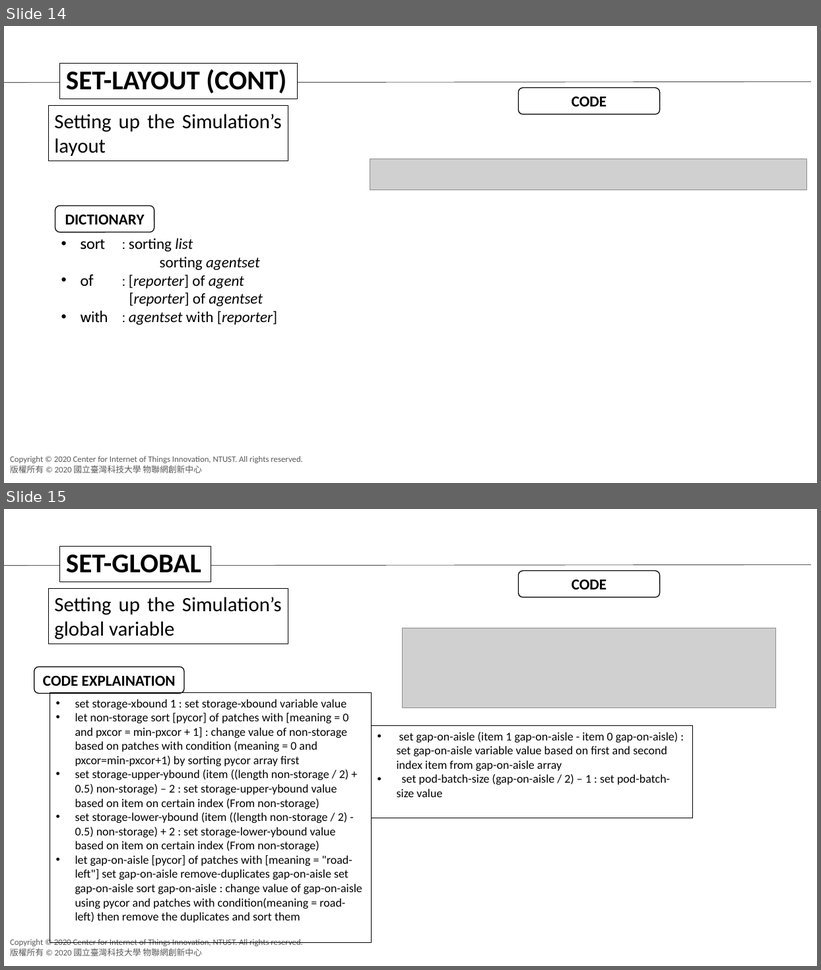
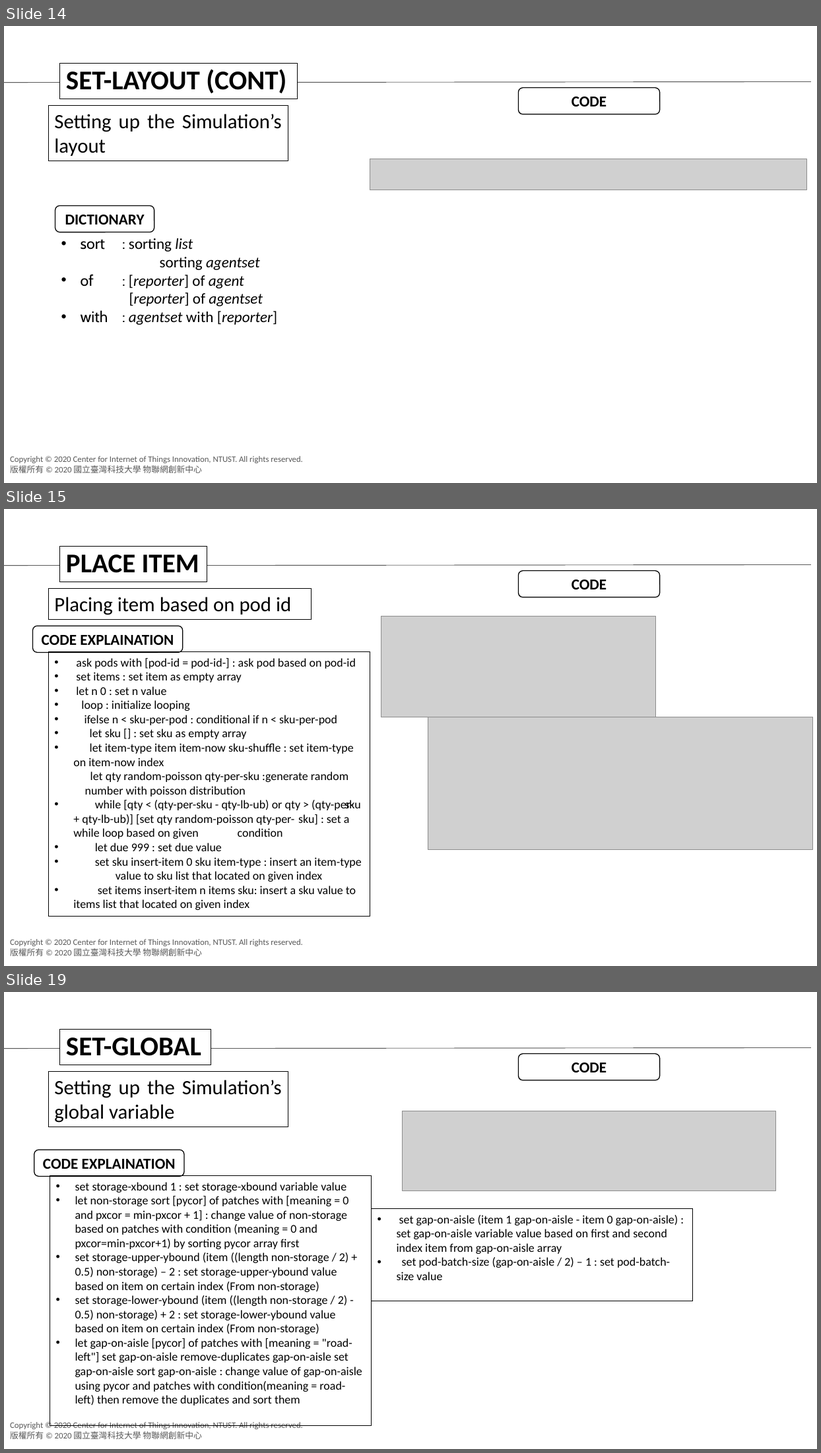
Before and after one commit to agnesyosephine/kiva, a slide deck: Tutorial/Code Learning-Ryanda.pptx. Shown one above the other, each under a label of ours: slides 14 and 15 before the commit, slides 14, 15 and 19 after it; the slides between them are not shown. The pictures are 821x970 and 821x1453 pixels, drawn with LibreOffice and Linux fonts; fonts in the diff are those of the drawing; grey boxes stand for pictures; background and template pictures are left out. Boxes give left, top, right and bottom in pixels: in the first picture for what was removed or moved away, otherwise in the second. Text is boxed around its words. In the diff, an @@ line names an element or a change of style, - is before the commit and + after.

Commit message:
Adding place-item

```diff
--- a/Tutorial/Code Learning-Ryanda.pptx
+++ b/Tutorial/Code Learning-Ryanda.pptx
@@ slide 15 added at [4,509,817,966], background #FFFFFF; not listed: 2 template elements that a slide beside it also shows @@
@@ rectangle added at [60,546,207,582], fill #FFFFFF, outline #000000 0.75 pt, 32 pt, text #000000, bold @@
+PLACE ITEM
@@ line added from (4, 566) to (811, 565), #000000 0.5 pt @@
@@ rounded rectangle added at [519,570,660,597], fill #FFFFFF, outline #000000 1 pt, 18 pt, text #000000, bold @@
+CODE
@@ rectangle added at [48,589,312,619], outline #000000 0.75 pt, 24 pt, text #000000 @@
+Placing item based on pod id
@@ rounded rectangle added at [32,626,183,653], fill #FFFFFF, outline #000000 1 pt, 18 pt, text #000000, bold @@
+CODE EXPLAINATION
@@ picture added at [381,617,656,718] @@
@@ rectangle added at [48,652,370,916], outline #000000 0.75 pt, 14 pt, text #000000 @@
+• ask pods with [pod-id = pod-id-] : ask pod based on pod-id
+• set items : set item as empty array
+• let n 0 : set n value
+• loop : initialize looping
+• ifelse n < sku-per-pod : conditional if n < sku-per-pod
+• let sku [] : set sku as empty array
+• let item-type item item-now sku-shuffle : set item-type on item-now index
+  let qty random-poisson qty-per-sku :generate random number with poisson distribution
+• while [qty < (qty-per-sku - qty-lb-ub) or qty > (qty-per- sku + qty-lb-ub)] [set qty random-poisson qty-per- sku] : set a while loop based on given condition
+• let due 999 : set due value
+• set sku insert-item 0 sku item-type : insert an item-type value to sku list that located on given index
+• set items insert-item n items sku: insert a sku value to items list that located on given index
@@ picture added at [428,718,813,851] @@
@@ what was slide 15 is now slide 19 @@
```
Also in this commit, not shown: 2 slides changed, 3 other slides added, 1 other file.
